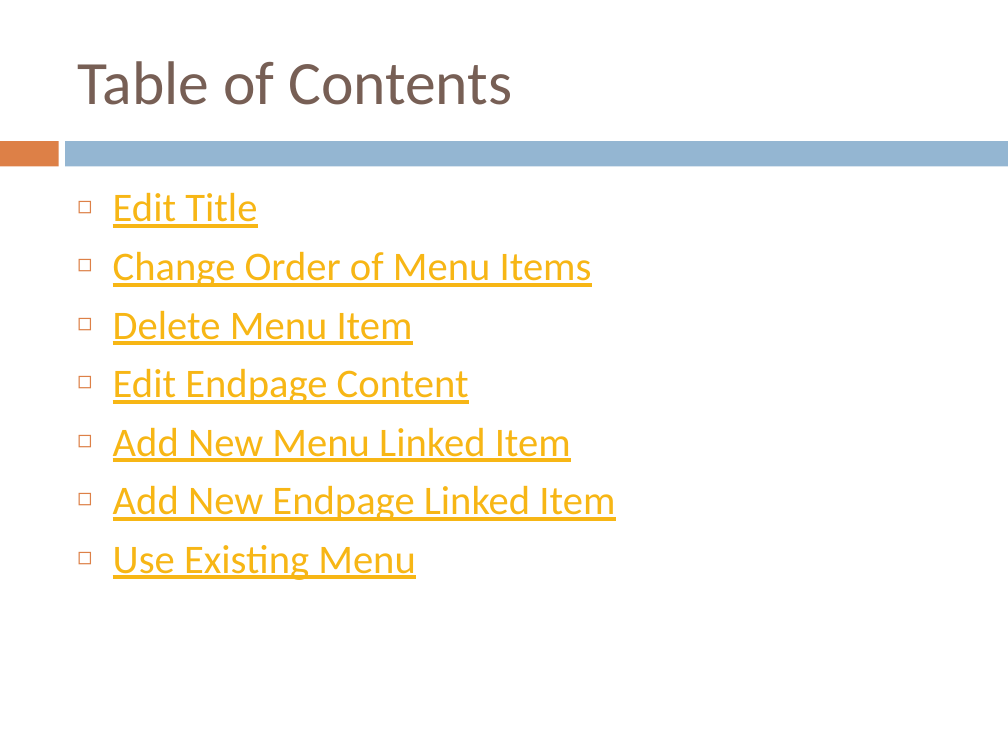
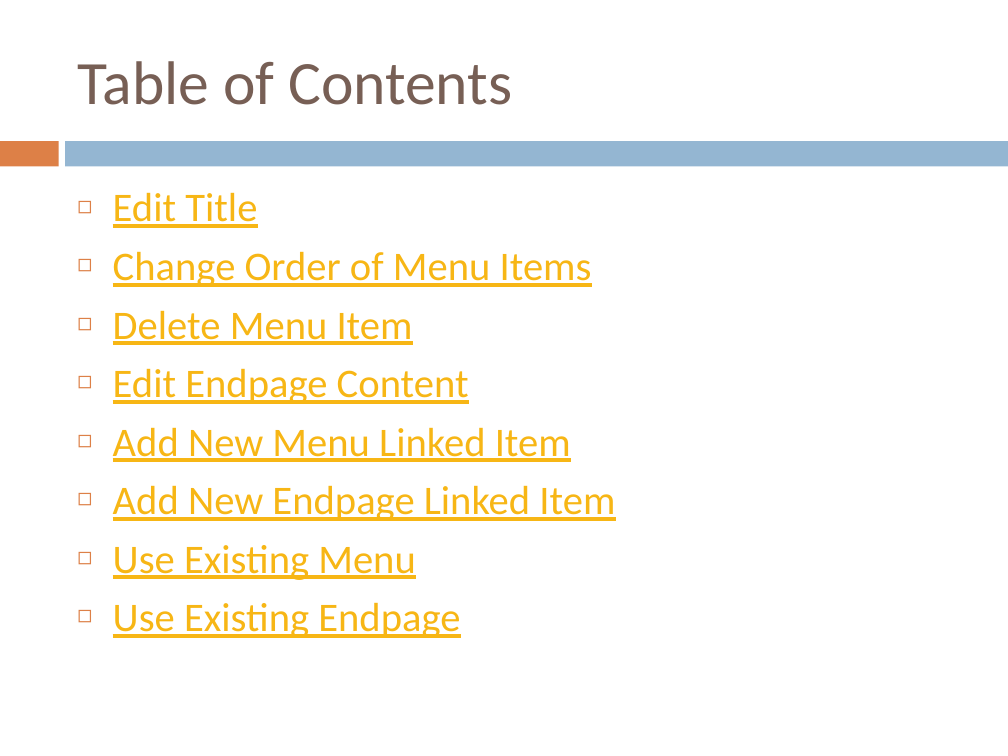
Before and after one commit to anochens/475-Pitt-Health-frontend, a slide deck: slide 2 of visual-data-entry-system/Data Entry User Guide.pptx. Drawn at 1008x756 pixels with LibreOffice and Linux fonts; fonts in the diff are those of the drawing. Boxes give left, top, right and bottom in pixels: in the first picture for what was removed or moved away, otherwise in the second. Text is boxed around its words. In the diff, an @@ line names an element or a change of style, - is before the commit and + after.

Commit message:
Made changes to guide

```diff
--- a/visual-data-entry-system/Data Entry User Guide.pptx
+++ b/visual-data-entry-system/Data Entry User Guide.pptx
@@ text at [113,602,460,638]: paragraph added @@
+◻ Use Existing Endpage
```
